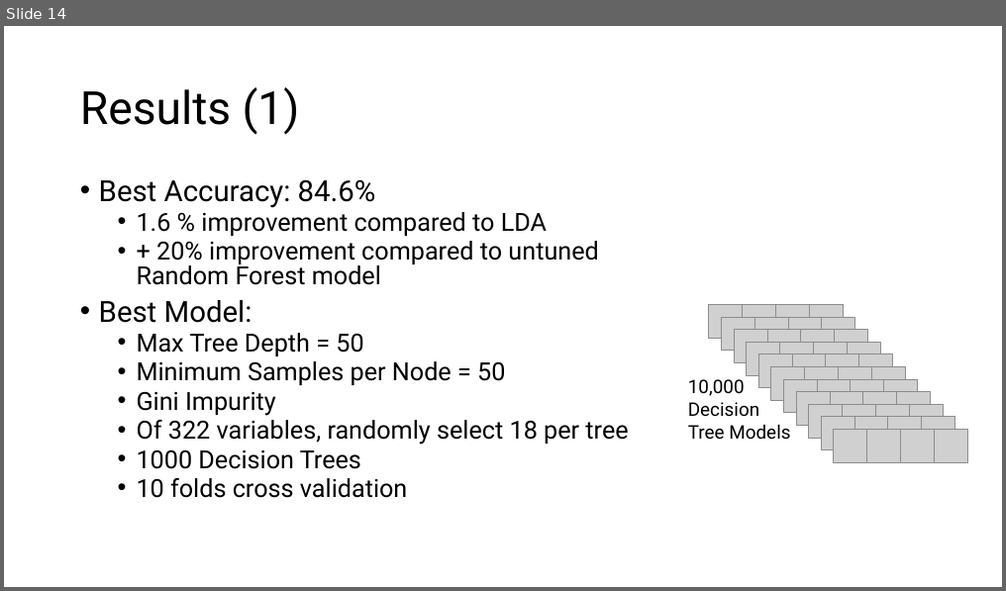
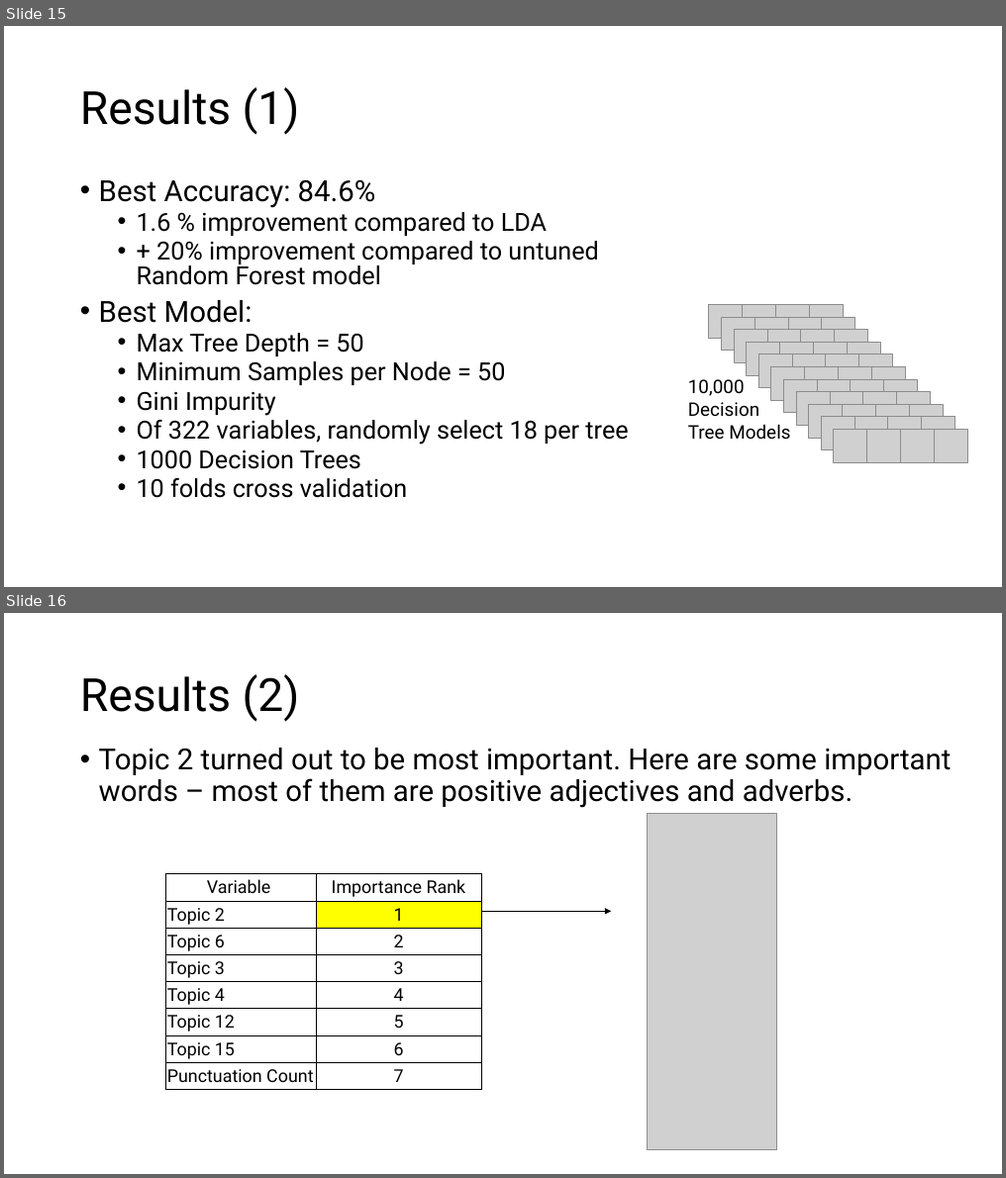
Before and after one commit to chrisgian/Capstone2-NLP-Hotel-Reviews, a slide deck: NLP 2 - Hotel Reviews Deliverable.pptx. Shown one above the other, each under a label of ours: slide 14 before the commit, slides 15 and 16 after it. The pictures are 1006x591 and 1006x1178 pixels, drawn with LibreOffice and Linux fonts; fonts in the diff are those of the drawing; grey boxes stand for pictures. Boxes give left, top, right and bottom in pixels: in the first picture for what was removed or moved away, otherwise in the second. Text is boxed around its words. In the diff, an @@ line names an element or a change of style, - is before the commit and + after.

```diff
--- a/NLP 2 - Hotel Reviews Deliverable.pptx
+++ b/NLP 2 - Hotel Reviews Deliverable.pptx
@@ slide 16 added at [4, 613, 1002, 1174], background #FFFFFF @@
@@ title added at [80, 674, 300, 722], 44 pt, text #000000 @@
+Results (2)
@@ text added at [99, 748, 950, 808], 28 pt, text #000000 @@
+• Topic 2 turned out to be most important. Here are some important words – most of them are positive adjectives and adverbs.
@@ picture added at [648, 814, 776, 1150] @@
@@ table added at [165, 874, 481, 1090], 8 rows, 2 columns @@
+Variable | Importance Rank
+Topic 2 | 1
+Topic 6 | 2
+Topic 3 | 3
+Topic 4 | 4
+Topic 12 | 5
+Topic 15 | 6
+Punctuation Count | 7
@@ arrow added from (481, 912) to (611, 912), #000000 0.5 pt @@
@@ what was slide 14 is now slide 15 @@
```
Also in this commit, not shown: 8 slides changed, 7 other slides added, 6 slides removed, 1 other file.
